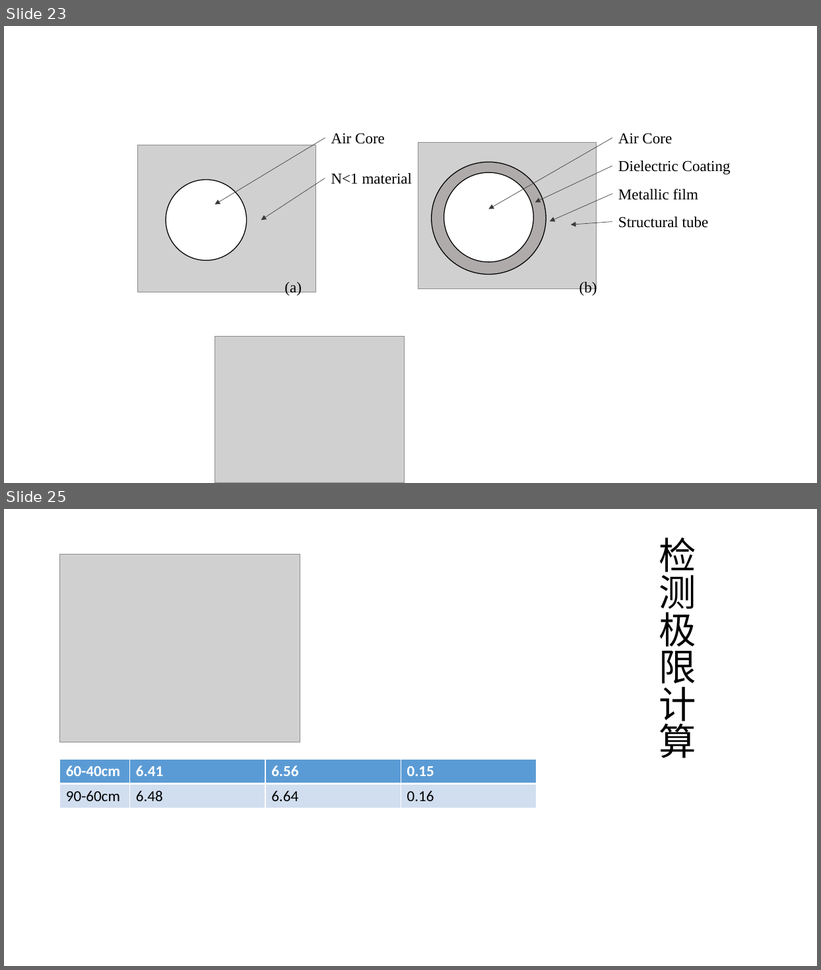
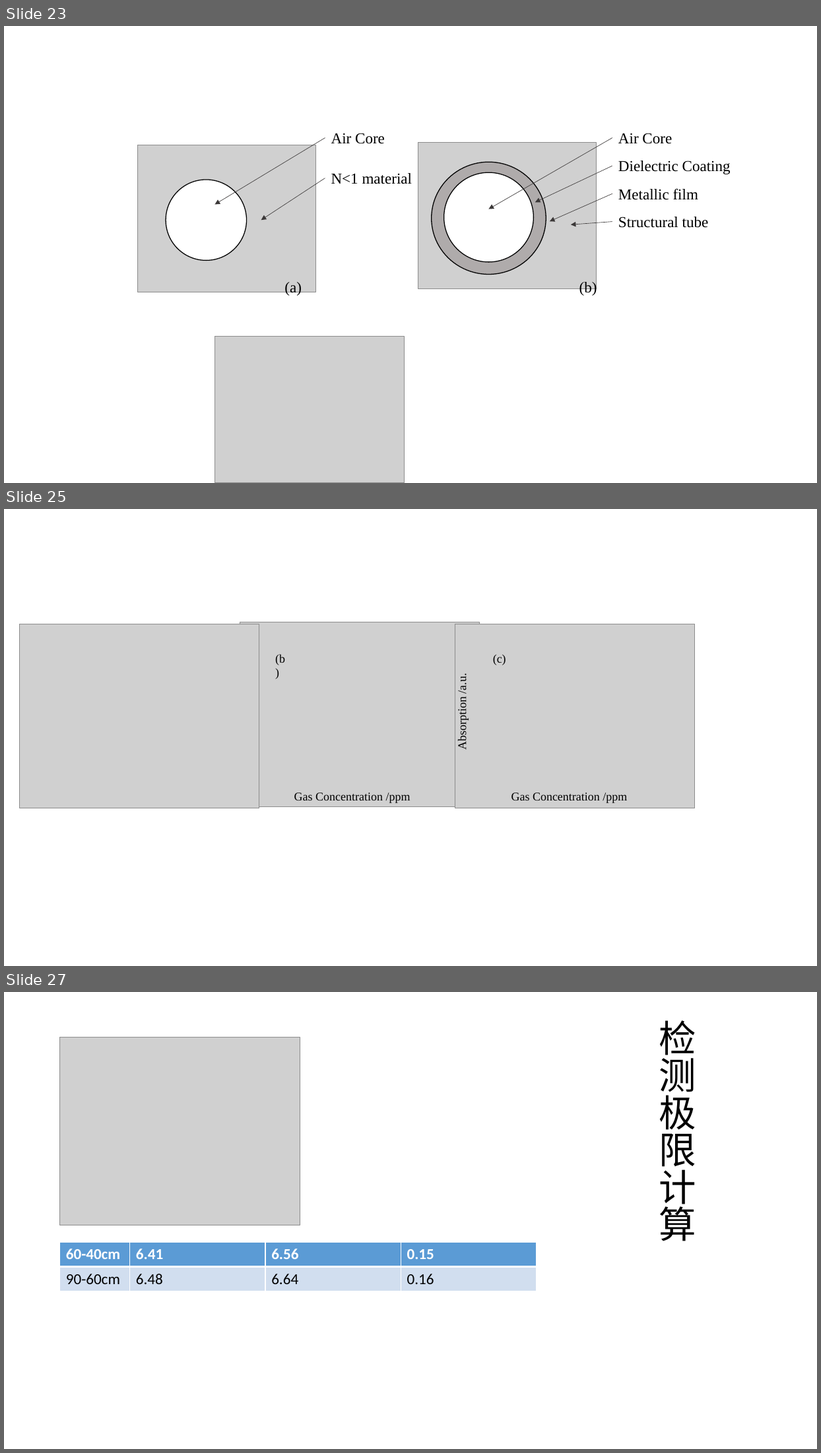
Before and after one commit to alwee021/CV, a slide deck: 毕业论文/论文用图.pptx. Shown one above the other, each under a label of ours: slides 23 and 25 before the commit, slides 23, 25 and 27 after it; the slides between them are not shown. The pictures are 821x970 and 821x1453 pixels, drawn with LibreOffice and Linux fonts; fonts in the diff are those of the drawing; grey boxes stand for pictures. Boxes give left, top, right and bottom in pixels: in the first picture for what was removed or moved away, otherwise in the second. Text is boxed around its words. In the diff, an @@ line names an element or a change of style, - is before the commit and + after.

```diff
--- a/毕业论文/论文用图.pptx
+++ b/毕业论文/论文用图.pptx
@@ slide 25 added at (4, 509, 817, 966), background #FFFFFF @@
@@ group added at (19, 623, 695, 809): 5 texts, 3 pictures @@
+(b)
+(c)
+Gas Concentration /ppm
+Gas Concentration /ppm
+Absorption /a.u.
@@ what was slide 25 is now slide 27 @@
```
Also in this commit, not shown: 1 slide changed, 6 other slides added, 1 slide removed, 11 other files.
